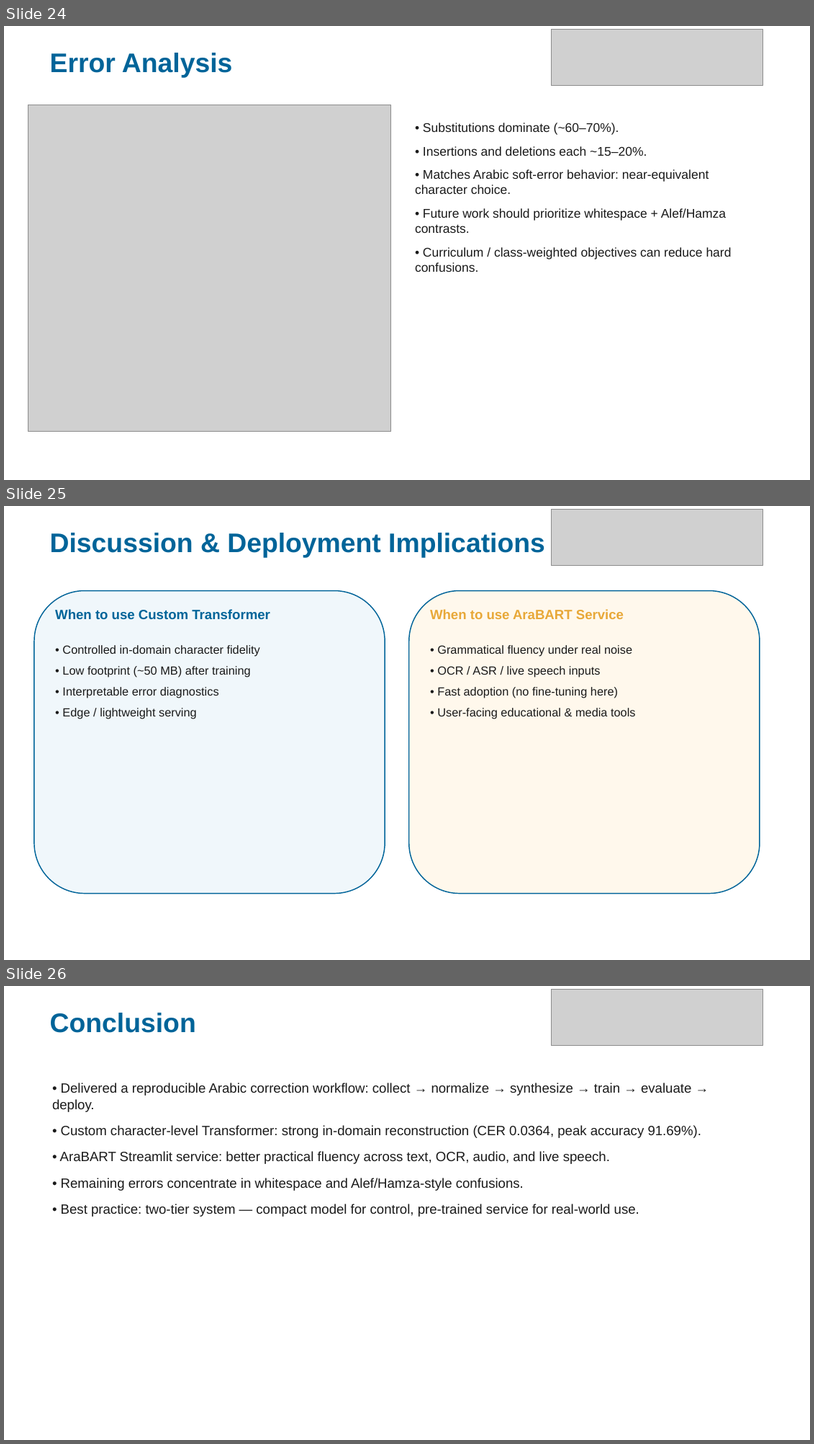
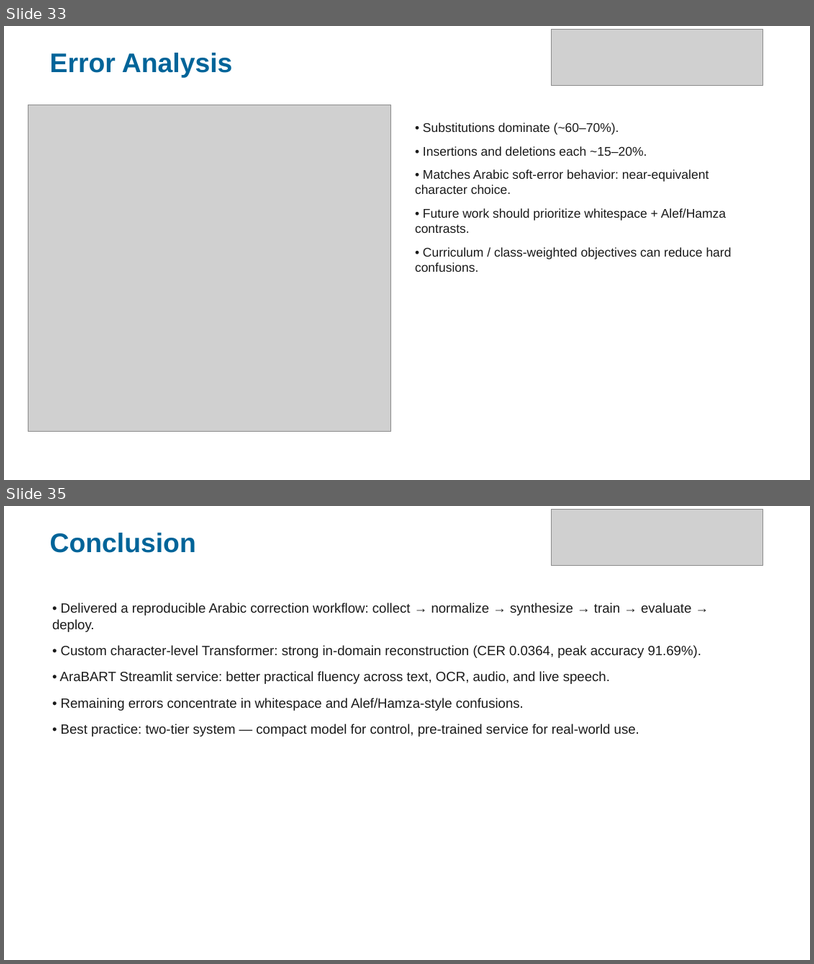
Before and after one commit to MON3EMPASHA/Arabic-Noisy-Text-Correction-using-Transformers---NLP-, a slide deck: Paper Discussion/Arabic_Text_Correction_Presentation.pptx. Shown one above the other, each under a label of ours: slides 24, 25 and 26 before the commit, slides 33 and 35 after it; the slides between them are not shown. The pictures are 814x1444 and 814x964 pixels, drawn with LibreOffice and Linux fonts; fonts in the diff are those of the drawing; grey boxes stand for pictures. Boxes give left, top, right and bottom in pixels: in the first picture for what was removed or moved away, otherwise in the second. Text is boxed around its words. In the diff, an @@ line names an element or a change of style, - is before the commit and + after.

```diff
--- a/Paper Discussion/Arabic_Text_Correction_Presentation.pptx
+++ b/Paper Discussion/Arabic_Text_Correction_Presentation.pptx
@@ slide 25 removed at [4,506,810,960], background #FFFFFF @@
@@ picture removed at [551,509,763,565] @@
@@ text removed at [50,533,545,558] @@
-Discussion & Deployment Implications
@@ rounded rectangle removed at [34,591,385,893] @@
@@ rounded rectangle removed at [409,591,760,893] @@
@@ text removed at [55,609,270,620] @@
-When to use Custom Transformer
@@ text removed at [430,609,624,619] @@
-When to use AraBART Service
@@ text removed at [62,645,260,718] @@
-• Controlled in-domain character fidelity
-• Low footprint (~50 MB) after training
-• Interpretable error diagnostics
-• Edge / lightweight serving
@@ text removed at [437,645,636,718] @@
-• Grammatical fluency under real noise
-• OCR / ASR / live speech inputs
-• Fast adoption (no fine-tuning here)
-• User-facing educational & media tools
@@ what was slide 24 is now slide 33 @@
@@ what was slide 26 is now slide 35 @@
```
Also in this commit, not shown: 6 slides changed, 12 slides added, 2 other slides removed, 13 other files.
